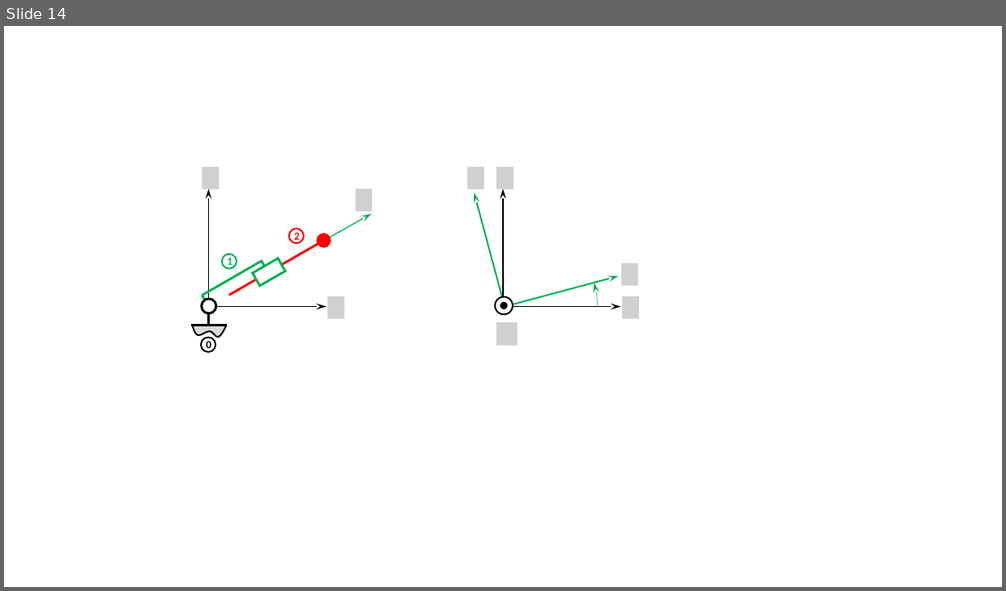
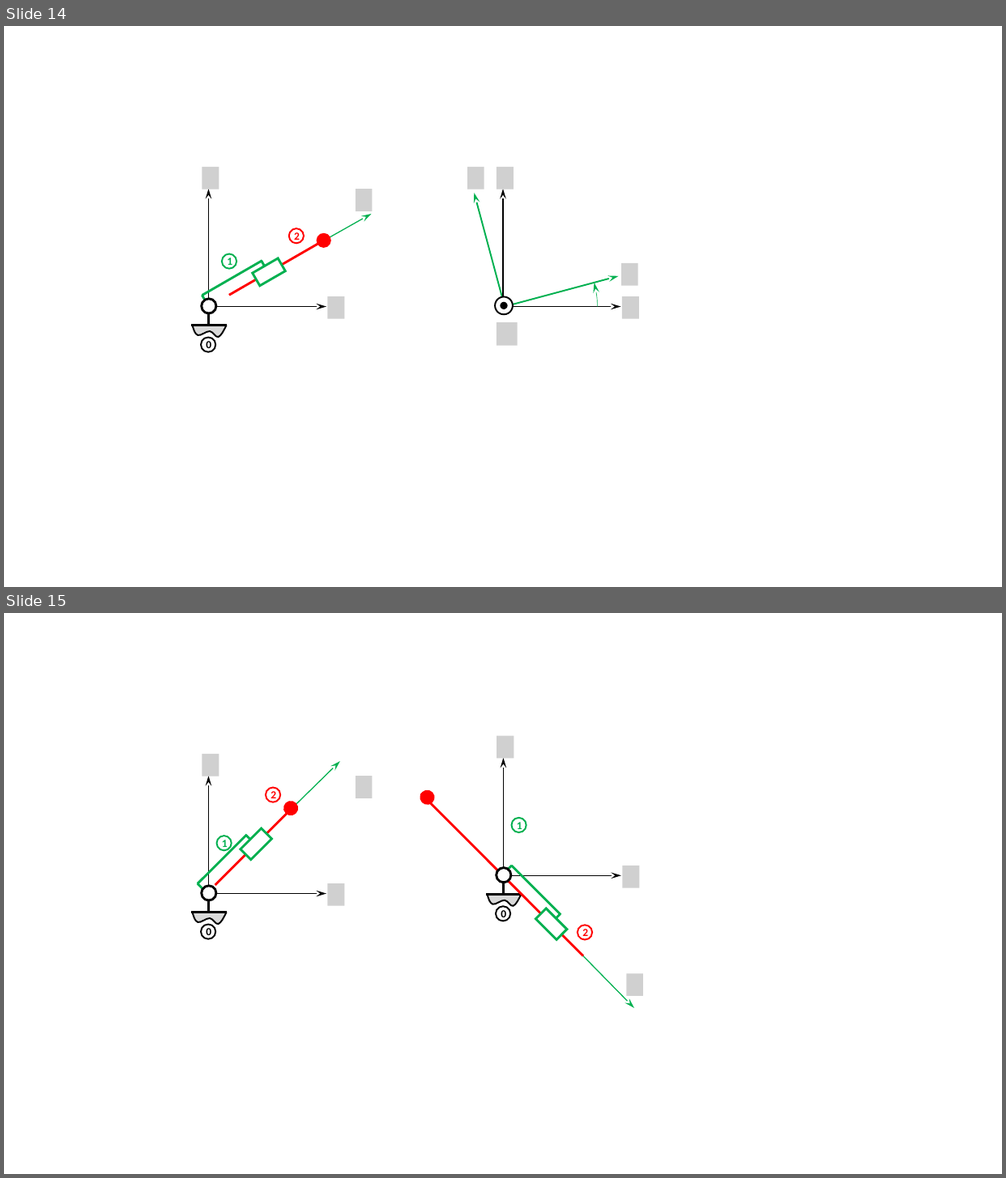
Before and after one commit to xpessoles/ExercicesCompetences, a slide deck: MecanismesDeBase/Figures.pptx. Shown one above the other, each under a label of ours: slide 14 before the commit, slides 14 and 15 after it. The pictures are 1006x591 and 1006x1178 pixels, drawn with LibreOffice and Linux fonts; fonts in the diff are those of the drawing; grey boxes stand for pictures; background and template pictures are left out. Boxes give left, top, right and bottom in pixels: in the first picture for what was removed or moved away, otherwise in the second. Text is boxed around its words. In the diff, an @@ line names an element or a change of style, - is before the commit and + after.

```diff
--- a/MecanismesDeBase/Figures.pptx
+++ b/MecanismesDeBase/Figures.pptx
@@ slide 15 added at (4, 613, 1002, 1174), background #FFFFFF @@
@@ picture added at (202, 754, 219, 776) @@
@@ picture added at (496, 736, 513, 758) @@
@@ arrow added from (503, 875) to (503, 757), #000000 1 pt @@
@@ arrow added from (208, 894) to (208, 776), #000000 1 pt @@
@@ picture added at (356, 776, 373, 798) @@
@@ ellipse added at (266, 787, 281, 803), outline #FF0000 1.5 pt, 10.5 pt, text #FF0000, bold @@
+2
@@ group added at (197, 761, 340, 893): 4 lines, 1 arrow, 1 ellipse, 1 rectangle @@
@@ ellipse added at (512, 818, 526, 833), outline #00B050 1.5 pt, 10.5 pt, text #00B050, bold @@
+1
@@ ellipse added at (216, 836, 232, 851), outline #00B050 1.5 pt, 10.5 pt, text #00B050, bold @@
+1
@@ ellipse added at (496, 867, 512, 883), fill #FFFFFF, outline #000000 2.25 pt @@
@@ arrow added from (503, 875) to (621, 875), #000000 1 pt @@
@@ picture added at (622, 866, 640, 888) @@
@@ ellipse added at (202, 886, 216, 901), fill #FFFFFF, outline #000000 2.25 pt @@
@@ arrow added from (208, 894) to (326, 894), #000000 1 pt @@
@@ line added from (209, 901) to (209, 913), #000000 2.25 pt @@
@@ picture added at (327, 884, 345, 906) @@
@@ line added from (522, 895) to (486, 895), #000000 2.25 pt @@
@@ freeform shape added at (488, 895, 522, 906), fill #D9D9D9, outline #000000 1.5 pt @@
@@ line added from (504, 883) to (504, 895), #000000 2.25 pt @@
@@ line added from (226, 913) to (191, 913), #000000 2.25 pt @@
@@ freeform shape added at (193, 913, 226, 924), fill #D9D9D9, outline #000000 1.5 pt @@
@@ ellipse added at (201, 924, 216, 939), outline #000000 1.5 pt, 10.5 pt, text #000000, bold @@
+0
@@ ellipse added at (496, 906, 511, 922), outline #000000 1.5 pt, 10.5 pt, text #000000, bold @@
+0
@@ group added at (419, 789, 634, 1008): 4 lines, 1 arrow, 1 ellipse, 1 rectangle @@
@@ ellipse added at (577, 925, 592, 940), outline #FF0000 1.5 pt, 10.5 pt, text #FF0000, bold @@
+2
@@ picture added at (627, 973, 643, 996) @@
```
Also in this commit, not shown: 1 other slide added, 3 other files.
